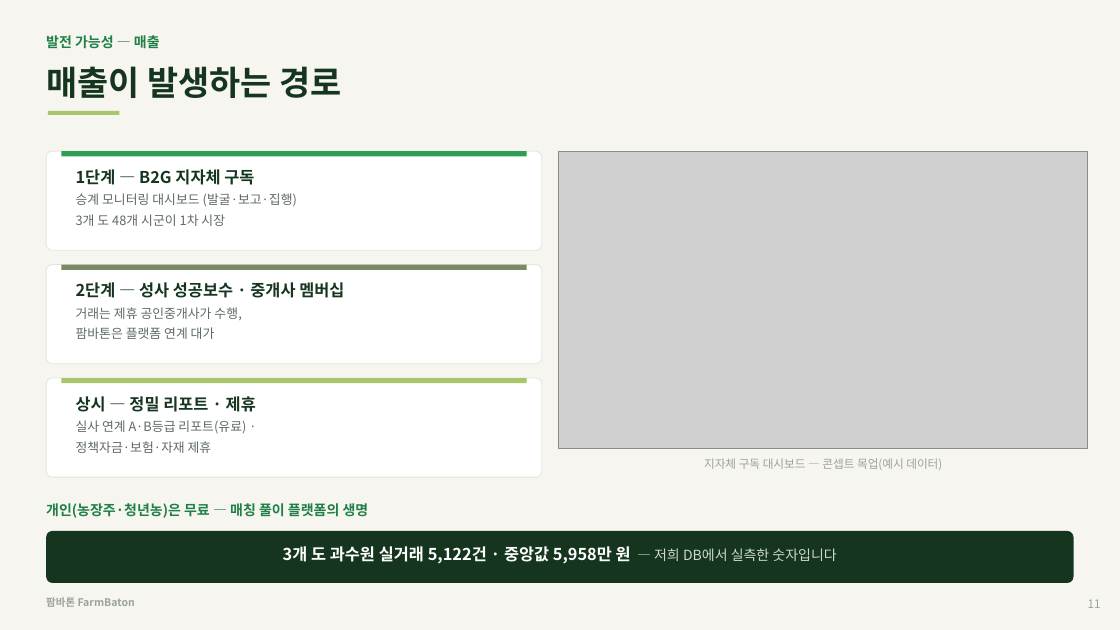
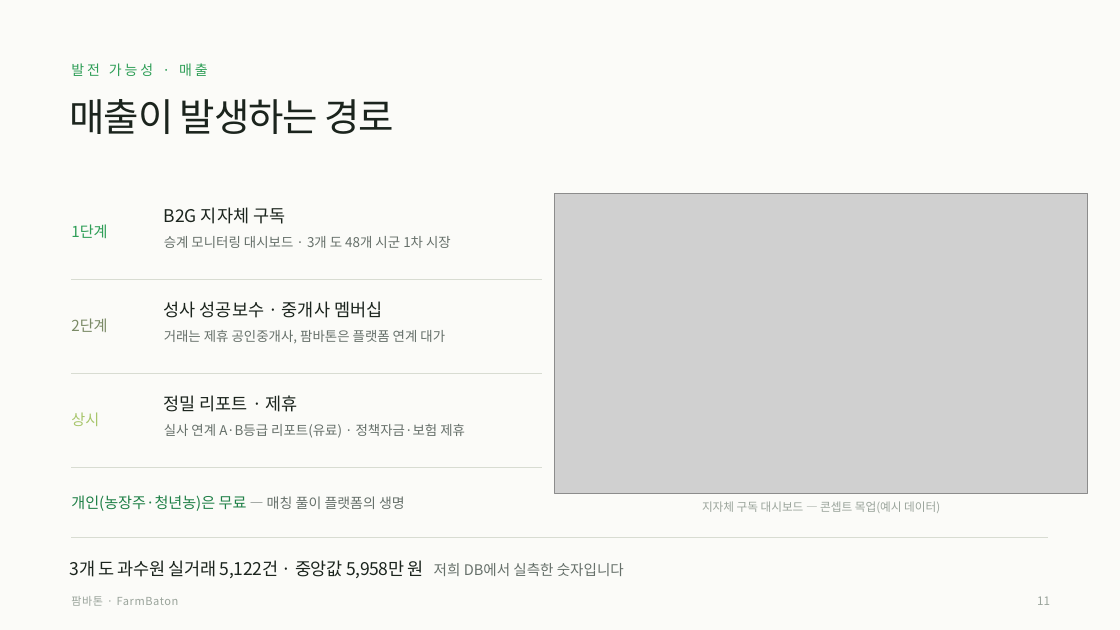
Before and after one commit to wjdgnsdl213/FarmBaton, a slide deck: slide 11 of docs/발표_슬라이드.pptx. Drawn at 1120x630 pixels with LibreOffice and Linux fonts; fonts in the diff are those of the drawing; grey boxes stand for pictures. Boxes give left, top, right and bottom in pixels: in the first picture for what was removed or moved away, otherwise in the second. Text is boxed around its words. In the diff, an @@ line names an element or a change of style, - is before the commit and + after.

```diff
--- a/docs/발표_슬라이드.pptx
+++ b/docs/발표_슬라이드.pptx
@@ rectangle at box(0, 0, 1120, 630): fill #F6F5F0 to #FBFBF8 @@
@@ text "매출이 발생하는 경로": place and size @@
-text "매출이 발생하는 경로" at box(46, 66, 342, 98)
+text "매출이 발생하는 경로" at box(70, 99, 394, 134)
@@ text "매출이 발생하는 경로" at box(70, 99, 394, 134): size 29 to 33 pt, text colour #15351F to #1B241D, letter spacing 0 to -1 pt, bold off; line spacing 1.12 to 1.08 @@
@@ text at box(71, 63, 208, 76): text changed; text colour #1F8047 to #2E9E57; bold off @@
-발전 가능성 — 매출
+발전 가능성 · 매출
@@ rectangle removed at box(48, 111, 119, 115) @@
@@ rounded rectangle removed at box(46, 151, 542, 250) @@
@@ rectangle removed at box(61, 151, 527, 156) @@
@@ text at box(164, 207, 451, 248): text changed; size 11 to 11.5 pt; text colour #5E6A61 to #66706A @@
-1단계 — B2G 지자체 구독
-승계 모니터링 대시보드 (발굴·보고·집행)
-3개 도 48개 시군이 1차 시장
+B2G 지자체 구독
+승계 모니터링 대시보드 · 3개 도 48개 시군 1차 시장
@@ picture: place and size @@
-picture at box(559, 151, 1088, 449)
+picture at box(555, 193, 1088, 493)
@@ text added at box(71, 224, 107, 238), 13 pt, text #2E9E57 @@
+1단계
@@ rounded rectangle removed at box(46, 265, 542, 364) @@
@@ rectangle removed at box(61, 265, 527, 270) @@
@@ elbow line added from (71, 280) to (542, 280), #D8DCD2 0.75 pt @@
@@ text added at box(71, 318, 107, 332), 13 pt, text #7A8A66 @@
+2단계
@@ text at box(164, 301, 445, 343): text changed; size 11 to 11.5 pt; text colour #5E6A61 to #66706A @@
-2단계 — 성사 성공보수 · 중개사 멤버십
-거래는 제휴 공인중개사가 수행,
-팜바톤은 플랫폼 연계 대가
+성사 성공보수 · 중개사 멤버십
+거래는 제휴 공인중개사, 팜바톤은 플랫폼 연계 대가
@@ rounded rectangle removed at box(46, 378, 542, 477) @@
@@ rectangle removed at box(61, 378, 527, 383) @@
@@ elbow line added from (71, 374) to (542, 374), #D8DCD2 0.75 pt @@
@@ text added at box(71, 412, 99, 426), 13 pt, text #A8C66C @@
+상시
@@ text at box(164, 395, 465, 438): text changed; size 11 to 11.5 pt; text colour #5E6A61 to #66706A @@
-상시 — 정밀 리포트 · 제휴
-실사 연계 A·B등급 리포트(유료) ·
-정책자금·보험·자재 제휴
+정밀 리포트 · 제휴
+실사 연계 A·B등급 리포트(유료) · 정책자금·보험 제휴
@@ elbow line added from (71, 468) to (542, 468), #D8DCD2 0.75 pt @@
@@ text "개인(농장주·청년농)은 무료 — 매칭 풀이 ...": place and size @@
-text "개인(농장주·청년농)은 무료 — 매칭 풀이 ..." at box(46, 503, 369, 518)
+text "개인(농장주·청년농)은 무료 — 매칭 풀이 ..." at box(71, 495, 405, 511)
@@ text "개인(농장주·청년농)은 무료 — 매칭 풀이 ..." at box(71, 495, 405, 511): size 12 to 13 pt in "개인(농장주·청년농)은 무료"; text colour #1F8047 to #66706A in "— 매칭 풀이 플랫폼의 생명"; bold off; line spacing 1.12 to 1.08 @@
@@ text "지자체 구독 대시보드 — 콘셉트 ...": place and size @@
-text "지자체 구독 대시보드 — 콘셉트 ..." at box(704, 458, 942, 470)
+text "지자체 구독 대시보드 — 콘셉트 ..." at box(702, 501, 940, 513)
@@ text "지자체 구독 대시보드 — 콘셉트 ..." at box(702, 501, 940, 513): line spacing 1.12 to 1.08 @@
@@ rounded rectangle removed at box(46, 531, 1074, 583) @@
@@ elbow line added from (71, 538) to (1049, 538), #D8DCD2 1 pt @@
@@ text at box(70, 560, 624, 578): text changed; size 14 to 15 pt; text colour #FFFFFF to #1B241D; bold off @@
-3개 도 과수원 실거래 5,122건 · 중앙값 5,958만 원 — 저희 DB에서 실측한 숫자입니다
+3개 도 과수원 실거래 5,122건 · 중앙값 5,958만 원 저희 DB에서 실측한 숫자입니다
@@ text at box(71, 596, 179, 606): text changed; size 9 to 9.5 pt; bold off @@
-팜바톤 FarmBaton
+팜바톤 · FarmBaton
@@ text "11" at box(1037, 596, 1050, 605): line spacing 1.12 to 1.08 @@
@@ text "11": place and size @@
-text "11" at box(1088, 599, 1101, 608)
+text "11" at box(1037, 596, 1050, 605)
```
Also in this commit, not shown: 11 other slides changed, 6 other files.
